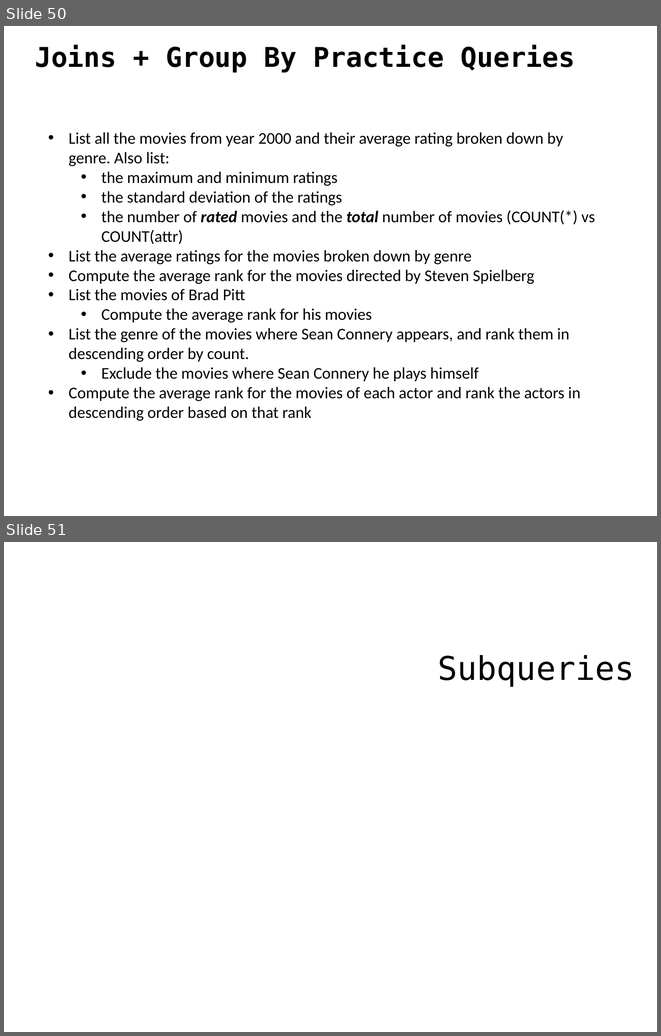
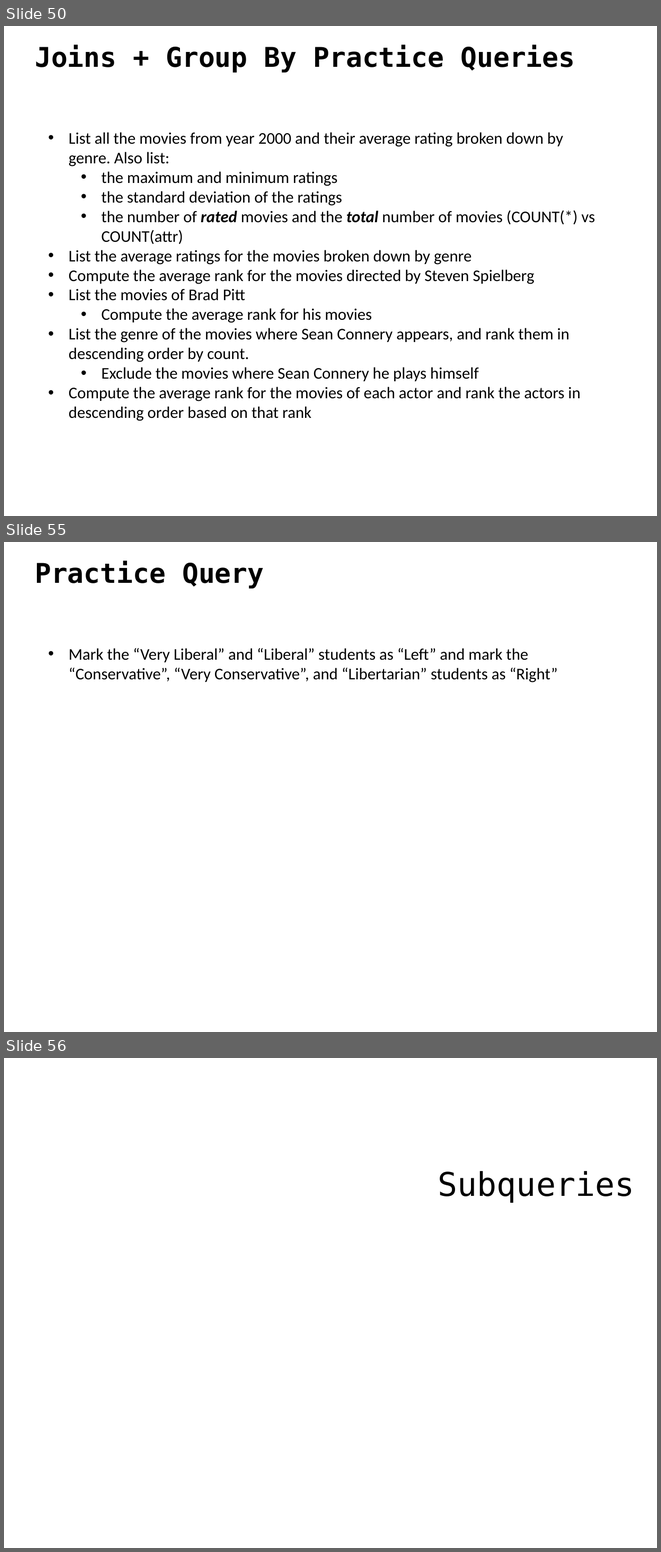
Before and after one commit to ipeirotis/dealing_with_data, a slide deck: 02-SQL/C-SQL.pptx. Shown one above the other, each under a label of ours: slides 50 and 51 before the commit, slides 50, 55 and 56 after it; the slides between them are not shown. The pictures are 661x1036 and 661x1552 pixels, drawn with LibreOffice and Linux fonts; fonts in the diff are those of the drawing. Boxes give left, top, right and bottom in pixels: in the first picture for what was removed or moved away, otherwise in the second. Text is boxed around its words. In the diff, an @@ line names an element or a change of style, - is before the commit and + after.

```diff
--- a/02-SQL/C-SQL.pptx
+++ b/02-SQL/C-SQL.pptx
@@ slide 55 added at (4,542,657,1032), background #FFFFFF @@
@@ text added at (35,561,264,589), 30 pt, text #000000, bold @@
+Practice Query
@@ text added at (69,648,558,682), 18 pt, text #000000 @@
+• Mark the “Very Liberal” and “Liberal” students as “Left” and mark the “Conservative”, “Very Conservative”, and “Libertarian” students as “Right”
@@ what was slide 51 is now slide 56 @@
```
Also in this commit, not shown: 3 slides changed, 8 other slides added.
